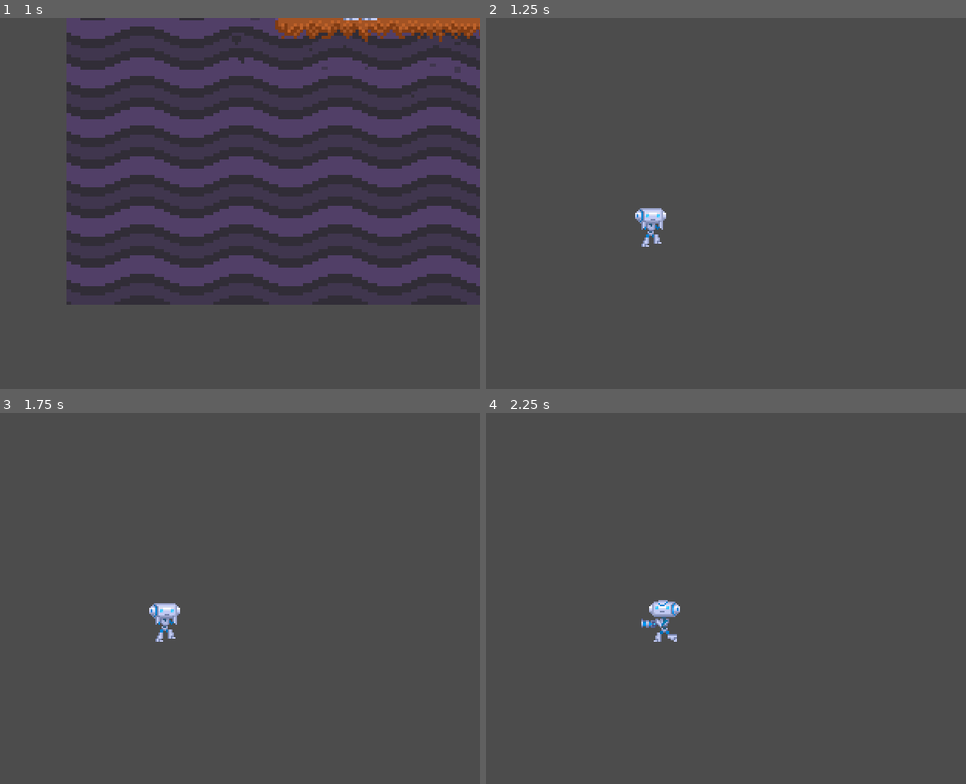
Above: before the commit, frames 1-4 (two rows, left to right).
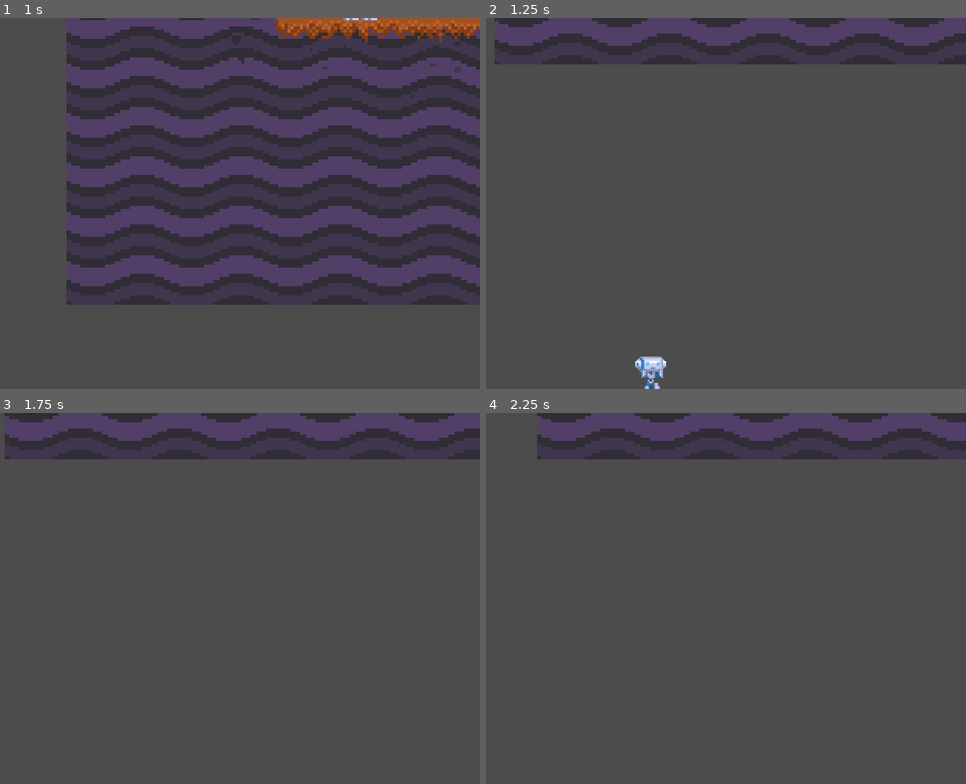
Above: after the commit, the same moments.

Repository: Godot-CZ-SK/all-that-matters
Game: Godot game, scene res://src/Main/Splitscreen.tscn
Same seed, same stepped clock (60 frames per second), same inputs: the game is played once before the commit and once after it. This scene is started directly instead of the project's main scene.
Inputs (mouse positions are in pixels of both pictures, inside the frame that each line leads up to):
- Up to frame 1 (1 s): move the mouse to (139, 277) at 0.52 s; hold Right (move_right) from 0.53 s (still down); tap Space (shoot) at 0.6 s; click (139, 277) at 0.67 s; tap Up (jump) at 0.77 s
- Up to frame 2 (1.25 s): keep holding Right (move_right)
- Up to frame 3 (1.75 s): release Right (move_right) at 1.25 s; drag from (355, 654) to (139, 672) at 1.27 s
- Up to frame 4 (2.25 s): tap Enter at 2 s; move the mouse to (outside the picture) at 2.02 s; hold Left (move_left) from 2.03 s (still down); tap Space (shoot) at 2.1 s

Frame 1 is identical in both runs. In frame 2, 10% of the frame differs, in the area x 1-100%, y 0-100%; in frame 3, 9.7%; in frame 4, 8.8%.

Commit message:
Fix Camera limits by Level for autoloaded Player(s)

Diff:
--- a/src/Level/Level.gd
+++ b/src/Level/Level.gd
@@ -6,7 +6,8 @@
 const LIMIT_BOTTOM = 690
 
 func _ready():
-	for child in get_children():
+	#for child in get_children():
+	for child in get_tree().get_root().get_children():
 		if child is Player:
 			var camera = child.get_node("Camera")
 			camera.limit_left = LIMIT_LEFT
